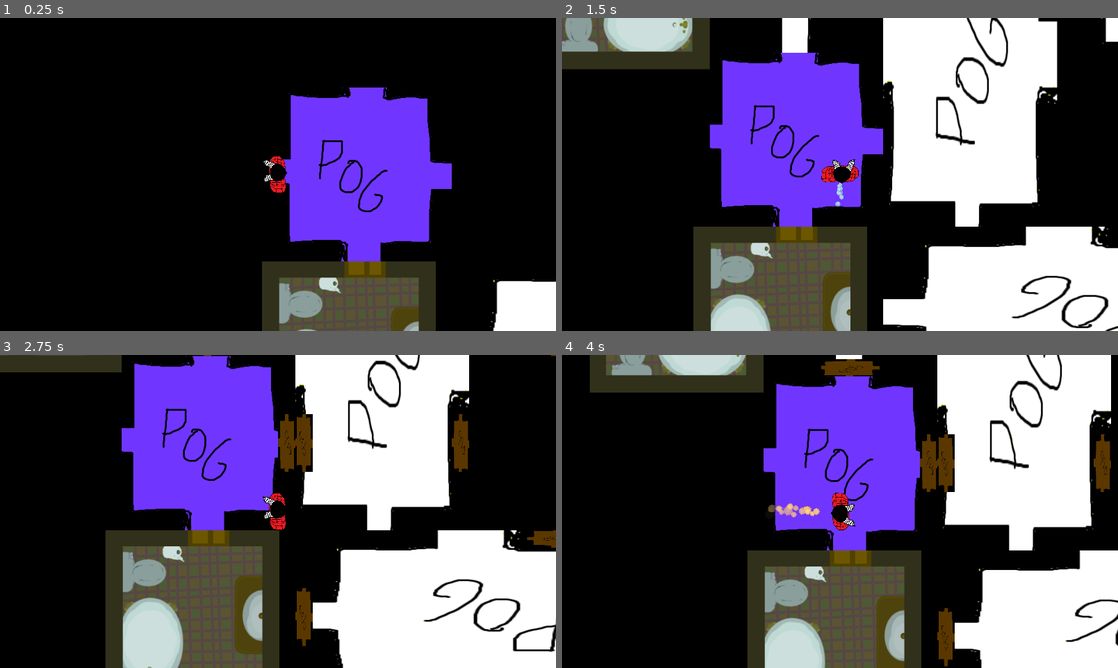
Above: before the commit, frames 1-4 (two rows, left to right).
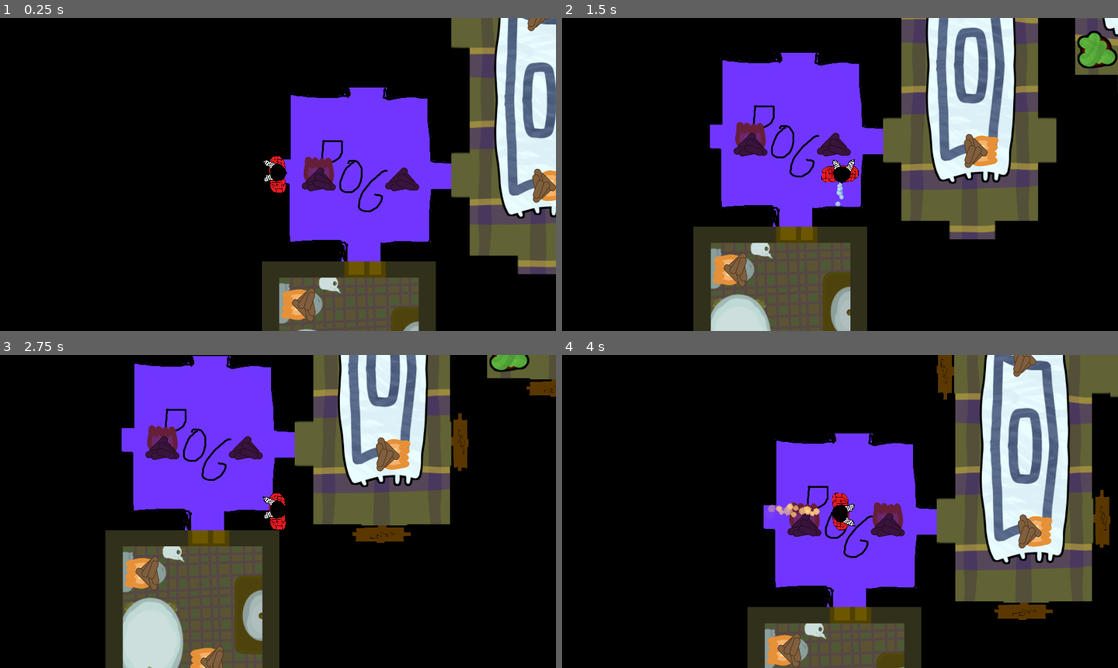
Above: after the commit, the same moments.

Repository: KosmicKroh/baldknobbers
Game: Godot game, scene res://main_game.tscn
Same seed, same stepped clock (60 frames per second), same inputs: the game is played once before the commit and once after it. This scene is started directly instead of the project's main scene.
Inputs:
- Up to frame 1 (0.25 s): no input
- Up to frame 2 (1.5 s): tap Enter at 0.5 s; hold D (walk_right) 0.53-1.28 s; tap E (add_fire) at 0.6 s; hold Down (walk_down) from 1.28 s (still down); tap Q (add_water) at 1.35 s
- Up to frame 3 (2.75 s): release Down (walk_down) at 2.03 s; hold D (walk_right) from 2.03 s (still down); tap E (add_fire) at 2.1 s
- Up to frame 4 (4 s): release D (walk_right) at 2.78 s; hold W (walk_up) 2.78-3.53 s; tap Q (add_water) at 2.85 s; hold A (walk_left) from 3.53 s (still down); tap E (add_fire) at 3.6 s

The runs differ from the first frame. In frame 1, 16% of the frame differs, in the area x 50-100%, y 0-100%; in frame 2, 36%; in frame 3, 35%; in frame 4, 50%, in the area x 5-100%, y 0-100%.

Commit message:
Added New Room Sprites and Wood Piles

Diff:
--- a/baldknobbers-game/player.gd
+++ b/baldknobbers-game/player.gd
@@ -46,7 +46,7 @@
 		$EffectArea.monitoring = false
 
 	if $EffectArea.monitoring:
-		for thing in $EffectArea.get_overlapping_bodies():
+		for thing in $EffectArea.get_overlapping_areas():
 			if "isWood" in thing:
 				print("lol")
 				thing.on = !isWater
--- a/baldknobbers-game/room_base.tscn
+++ b/baldknobbers-game/room_base.tscn
@@ -1,6 +1,7 @@
-[gd_scene load_steps=3 format=3 uid="uid://dfkeumiwry0tg"]
+[gd_scene load_steps=4 format=3 uid="uid://dfkeumiwry0tg"]
 
 [ext_resource type="Texture2D" uid="uid://bfjillf2v8h4a" path="res://RoomSprites/pog.png" id="1_k3jq5"]
+[ext_resource type="PackedScene" uid="uid://8b4qtlcbp6uf" path="res://wood_pile.tscn" id="2_iexj0"]
 
 [sub_resource type="RectangleShape2D" id="RectangleShape2D_k3jq5"]
 size = Vector2(294, 291)
@@ -36,3 +37,11 @@
 [node name="Collision" type="CollisionShape2D" parent="Hitbox"]
 position = Vector2(151, 150.5)
 shape = SubResource("RectangleShape2D_k3jq5")
+
+[node name="WoodPiles" type="Node2D" parent="."]
+
+[node name="WoodPile" parent="WoodPiles" instance=ExtResource("2_iexj0")]
+position = Vector2(71, 0)
+
+[node name="WoodPile2" parent="WoodPiles" instance=ExtResource("2_iexj0")]
+position = Vector2(215, 0)
--- a/baldknobbers-game/room_bath.tscn
+++ b/baldknobbers-game/room_bath.tscn
@@ -20,25 +20,25 @@
 [node name="BG" parent="Layout" index="0"]
 texture = ExtResource("2_36nfh")
 
-[node name="StaticBody2D" type="StaticBody2D" parent="Layout" index="5"]
+[node name="StaticBody2D" type="StaticBody2D" parent="Layout" index="1"]
 
 [node name="CollisionShape2D" type="CollisionShape2D" parent="Layout/StaticBody2D" index="0"]
 position = Vector2(92, 72)
 shape = SubResource("RectangleShape2D_36nfh")
 
-[node name="StaticBody2D3" type="StaticBody2D" parent="Layout" index="6"]
+[node name="StaticBody2D3" type="StaticBody2D" parent="Layout" index="2"]
 
 [node name="CollisionShape2D" type="CollisionShape2D" parent="Layout/StaticBody2D3" index="0"]
 position = Vector2(286, 72)
 shape = SubResource("RectangleShape2D_xn1sm")
 
-[node name="StaticBody2D2" type="StaticBody2D" parent="Layout" index="7"]
+[node name="StaticBody2D2" type="StaticBody2D" parent="Layout" index="3"]
 
 [node name="CollisionShape2D" type="CollisionShape2D" parent="Layout/StaticBody2D2" index="0"]
 position = Vector2(150, 257)
 shape = SubResource("RectangleShape2D_38g5o")
 
-[node name="StaticBody2D4" type="StaticBody2D" parent="Layout" index="8"]
+[node name="StaticBody2D4" type="StaticBody2D" parent="Layout" index="4"]
 
 [node name="CollisionShape2D" type="CollisionShape2D" parent="Layout/StaticBody2D4" index="0"]
 position = Vector2(151, 15)
@@ -50,3 +50,9 @@
 [node name="Exit2" parent="Exits" index="1"]
 position = Vector2(0, 178)
 rotation = -3.1415927
+
+[node name="WoodPile" parent="WoodPiles" index="0"]
+position = Vector2(71, 26)
+
+[node name="WoodPile2" parent="WoodPiles" index="1"]
+position = Vector2(226, -86)
--- a/baldknobbers-game/room_hallway.tscn
+++ b/baldknobbers-game/room_hallway.tscn
@@ -1,21 +1,22 @@
-[gd_scene load_steps=8 format=3 uid="uid://c0qrritywwxio"]
+[gd_scene load_steps=9 format=3 uid="uid://c0qrritywwxio"]
 
 [ext_resource type="PackedScene" uid="uid://dfkeumiwry0tg" path="res://room_base.tscn" id="1_diexe"]
+[ext_resource type="Texture2D" uid="uid://dje2vutyd8dl8" path="res://RoomSprites/GGJ2026_Hall.png" id="2_ndvd6"]
 
 [sub_resource type="RectangleShape2D" id="RectangleShape2D_diexe"]
-size = Vector2(101, 34)
+size = Vector2(133, 34)
 
 [sub_resource type="RectangleShape2D" id="RectangleShape2D_5yxe2"]
-size = Vector2(196, 34)
+size = Vector2(166, 34)
 
 [sub_resource type="RectangleShape2D" id="RectangleShape2D_mtxwc"]
-size = Vector2(44, 112)
+size = Vector2(31, 112)
 
 [sub_resource type="RectangleShape2D" id="RectangleShape2D_4hubr"]
-size = Vector2(44, 112)
+size = Vector2(33, 112)
 
 [sub_resource type="RectangleShape2D" id="RectangleShape2D_mnxs6"]
-size = Vector2(100, 36)
+size = Vector2(125, 33)
 
 [sub_resource type="RectangleShape2D" id="RectangleShape2D_ndvd6"]
 size = Vector2(593, 291)
@@ -24,17 +25,18 @@
 
 [node name="BG" parent="Layout" index="0"]
 offset_right = 600.0
+texture = ExtResource("2_ndvd6")
 
 [node name="StaticBody2D" type="StaticBody2D" parent="Layout" index="1"]
 
 [node name="CollisionShape2D" type="CollisionShape2D" parent="Layout/StaticBody2D" index="0"]
-position = Vector2(50.5, 17)
+position = Vector2(66.5, 17)
 shape = SubResource("RectangleShape2D_diexe")
 
 [node name="StaticBody2D9" type="StaticBody2D" parent="Layout" index="2"]
 
 [node name="CollisionShape2D" type="CollisionShape2D" parent="Layout/StaticBody2D9" index="0"]
-position = Vector2(300, 17)
+position = Vector2(299, 17)
 shape = SubResource("RectangleShape2D_5yxe2")
 
 [node name="StaticBody2D10" type="StaticBody2D" parent="Layout" index="3"]
@@ -48,46 +50,46 @@
 position = Vector2(499, 0)
 
 [node name="CollisionShape2D" type="CollisionShape2D" parent="Layout/StaticBody2D5" index="0"]
-position = Vector2(50.5, 17)
+position = Vector2(34, 17)
 shape = SubResource("RectangleShape2D_diexe")
 
 [node name="StaticBody2D6" type="StaticBody2D" parent="Layout" index="5"]
 position = Vector2(499, 266)
 
 [node name="CollisionShape2D" type="CollisionShape2D" parent="Layout/StaticBody2D6" index="0"]
-position = Vector2(50.5, 17)
+position = Vector2(35, 16)
 shape = SubResource("RectangleShape2D_diexe")
 
 [node name="StaticBody2D2" type="StaticBody2D" parent="Layout" index="6"]
 
 [node name="CollisionShape2D" type="CollisionShape2D" parent="Layout/StaticBody2D2" index="0"]
-position = Vector2(22, 56)
+position = Vector2(15.5, 56)
 shape = SubResource("RectangleShape2D_mtxwc")
 
 [node name="StaticBody2D7" type="StaticBody2D" parent="Layout" index="7"]
 position = Vector2(556, 0)
 
 [node name="CollisionShape2D" type="CollisionShape2D" parent="Layout/StaticBody2D7" index="0"]
-position = Vector2(22, 56)
+position = Vector2(27, 55)
 shape = SubResource("RectangleShape2D_mtxwc")
 
 [node name="StaticBody2D8" type="StaticBody2D" parent="Layout" index="8"]
 position = Vector2(556, 188)
 
 [node name="CollisionShape2D" type="CollisionShape2D" parent="Layout/StaticBody2D8" index="0"]
-position = Vector2(22, 56)
+position = Vector2(25, 54)
 shape = SubResource("RectangleShape2D_mtxwc")
 
 [node name="StaticBody2D3" type="StaticBody2D" parent="Layout" index="9"]
 
 [node name="CollisionShape2D" type="CollisionShape2D" parent="Layout/StaticBody2D3" index="0"]
-position = Vector2(22, 244)
+position = Vector2(16.5, 244)
 shape = SubResource("RectangleShape2D_4hubr")
 
 [node name="StaticBody2D4" type="StaticBody2D" parent="Layout" index="10"]
 
 [node name="CollisionShape2D" type="CollisionShape2D" parent="Layout/StaticBody2D4" index="0"]
-position = Vector2(50, 282)
+position = Vector2(62.5, 283.5)
 shape = SubResource("RectangleShape2D_mnxs6")
 
 [node name="Exit1" parent="Exits" index="0"]
@@ -95,7 +97,7 @@
 rotation = 3.1415927
 
 [node name="Exit2" parent="Exits" index="1"]
-position = Vector2(150, 0)
+position = Vector2(174, 0)
 rotation = 4.712389
 
 [node name="Exit3" type="Marker2D" parent="Exits" index="2"]
@@ -103,20 +105,26 @@
 gizmo_extents = 85.6
 
 [node name="Exit4" type="Marker2D" parent="Exits" index="3"]
-position = Vector2(150, 300)
+position = Vector2(170, 300)
 rotation = 1.5707964
 gizmo_extents = 85.6
 
 [node name="Exit5" type="Marker2D" parent="Exits" index="4"]
-position = Vector2(450, 0)
+position = Vector2(426, 0)
 rotation = 4.712389
 gizmo_extents = 85.6
 
 [node name="Exit6" type="Marker2D" parent="Exits" index="5"]
-position = Vector2(450, 300)
+position = Vector2(428, 299)
 rotation = 1.5707964
 gizmo_extents = 85.6
 
 [node name="Collision" parent="Hitbox" index="0"]
 position = Vector2(300.5, 150.5)
 shape = SubResource("RectangleShape2D_ndvd6")
+
+[node name="WoodPile" parent="WoodPiles" index="0"]
+position = Vector2(152, -10)
+
+[node name="WoodPile2" parent="WoodPiles" index="1"]
+position = Vector2(448, -19)
--- a/baldknobbers-game/wood_pile.gd
+++ b/baldknobbers-game/wood_pile.gd
@@ -1,4 +1,4 @@
-extends StaticBody2D
+extends Area2D
 
 var isWood:bool = true
 var on = false
@@ -9,7 +9,7 @@
 
 
 # Called every frame. 'delta' is the elapsed time since the previous frame.
-func _process(delta: float) -> void:
+func _process(_delta: float) -> void:
 	if on:
 		$Sprites.play("on")
 	else:
--- a/baldknobbers-game/wood_pile.tscn
+++ b/baldknobbers-game/wood_pile.tscn
@@ -26,7 +26,7 @@
 [sub_resource type="CircleShape2D" id="CircleShape2D_nf7eh"]
 radius = 46.173584
 
-[node name="WoodPile" type="StaticBody2D"]
+[node name="WoodPile" type="Area2D"]
 scale = Vector2(0.5, 0.5)
 script = ExtResource("3_nf7eh")
 
Binary file added: baldknobbers-game/RoomSprites/GGJ2026_Bedroom.png
Not shown, added: baldknobbers-game/RoomSprites/GGJ2026_Bedroom.png.import
Binary file added: baldknobbers-game/RoomSprites/GGJ2026_Hall.png
Not shown, added: baldknobbers-game/RoomSprites/GGJ2026_Hall.png.import
Binary file added: baldknobbers-game/RoomSprites/GGJ2026_Lounge.png
Not shown, added: baldknobbers-game/RoomSprites/GGJ2026_Lounge.png.import
